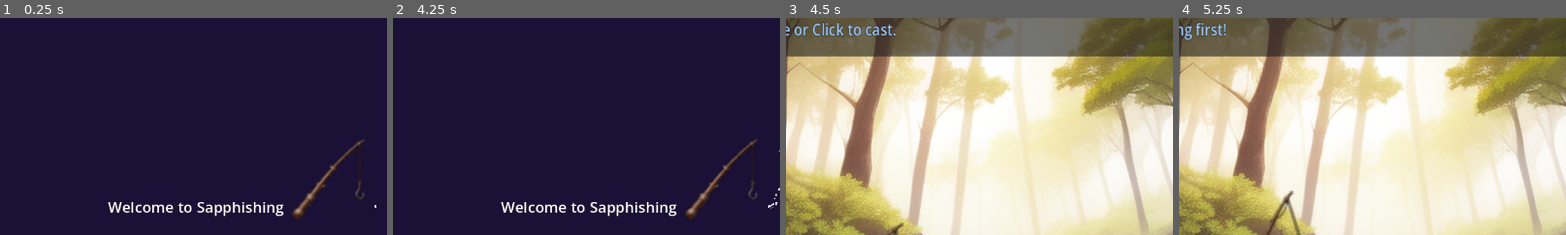
Above: before the commit, frames 1-4 (left to right).
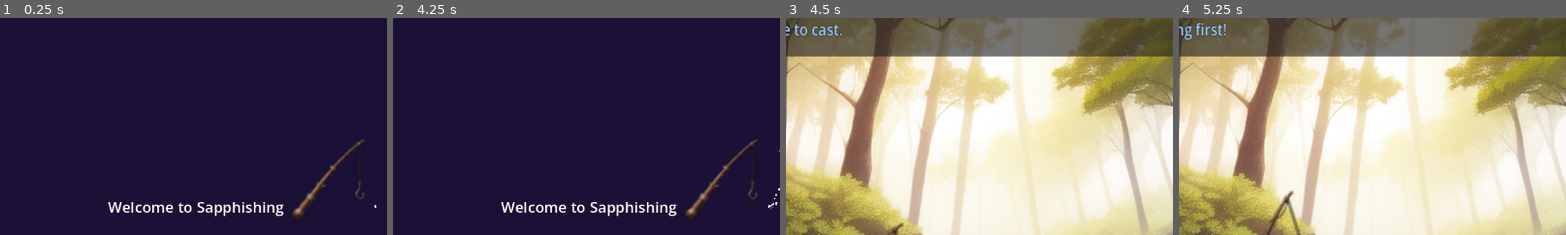
Above: after the commit, the same moments.

Repository: KdK1tt/Sapphishing
Game: Godot game, scene res://Main.tscn
Same seed, same stepped clock (60 frames per second), same inputs: the game is played once before the commit and once after it.
Inputs (mouse positions are % of the whole screen's width and height, from its top left):
- Up to frame 1 (0.25 s): no input
- Up to frame 2 (4.25 s): tap Enter at 0.5 s; move the mouse to (72, 45) at 0.52 s; hold Space (start_game) 0.53-1.28 s; click (72, 45) at 0.67 s; move the mouse to (30, 55) at 1.27 s; tap Space (start_game) at 1.35, 2, 2.85, 3.5 s; click (30, 55) at 1.42 s; move the mouse to (60, 28) at 2.02 s; hold Space (start_game) 2.03-2.78 s; click (60, 28) at 2.17 s; move the mouse to (45, 70) at 2.77 s; click (45, 70) at 2.92 s; move the mouse to (80, 65) at 3.52 s; hold Space (start_game) from 3.53 s (still down); click (80, 65) at 3.67 s
- Up to frame 3 (4.5 s): move the mouse to (20, 35) at 4.27 s; release Space (start_game) at 4.28 s; tap Space (start_game) at 4.35 s; click (20, 35) at 4.42 s
- Up to frame 4 (5.25 s): move the mouse to (17, 86) at 5.02 s; hold Space (start_game) from 5.03 s (still down); click (17, 86) at 5.17 s
The pictures show only the part of the screen within x 10-60%, y 0-50%; the shares and areas given below are measured in that part.

Frames 1-2 are identical in both runs. In frame 3, 0.7% of the frame differs, in the area x 2-29%, y 1-9%; in frame 4, nothing differs.

Commit message:
Added fishing bop music

Diff:
--- a/sapphishing/FishingScene.tscn
+++ b/sapphishing/FishingScene.tscn
@@ -8,6 +8,7 @@
 [ext_resource type="Texture2D" uid="uid://5swrn35svbsr" path="res://assets/Splatter_white.png" id="6_0tsyy"]
 [ext_resource type="Shader" uid="uid://d4fqyh4cffj4d" path="res://water_shader.gdshader" id="7_0mh4r"]
 [ext_resource type="Texture2D" uid="uid://r1d1a64fwryf" path="res://assets/buskert.png" id="8_ampfc"]
+[ext_resource type="AudioStream" uid="uid://bvpmoqs4jfr7r" path="res://fishin_time_wip02.mp3" id="9_hwtv3"]
 
 [sub_resource type="LabelSettings" id="LabelSettings_0xc70"]
 font_size = 23
@@ -148,3 +149,10 @@
 offset_right = 280.0
 offset_bottom = 320.0
 mouse_filter = 0
+
+[node name="AudioStreamPlayer3D" type="AudioStreamPlayer3D" parent="." unique_id=6274122]
+
+[node name="FishinTimeWip02" type="AudioStreamPlayer2D" parent="." unique_id=1875971704]
+position = Vector2(1045, 275)
+stream = ExtResource("9_hwtv3")
+autoplay = true
--- a/sapphishing/basket.gdshader
+++ /dev/null
@@ -1,13 +0,0 @@
-shader_type canvas_item;
-
-// This creates a slider in the inspector to control the blur amount
-uniform float blur_amount : hint_range(0.0, 5.0) = 1.5;
-
-void fragment() {
-    // We sample the sprite's texture using textureLod (Level of Detail)
-    // Higher LOD values fetch smaller, pre-calculated blurry versions (mipmaps)
-    vec4 blurred_color = textureLod(TEXTURE, UV, blur_amount);
-
-    // Assign the final blurry color to the pixel
-    COLOR = blurred_color;
-}
--- a/sapphishing/node_2d.gd
+++ b/sapphishing/node_2d.gd
@@ -112,7 +112,7 @@
 	fish_reveal_start_position = fish_reveal.global_position
 	fish_reveal_start_scale = fish_reveal.scale
 	pole_rest_rotation = pole.rotation
-	status_label.text = "Press Space or Click to cast."
+	status_label.text = "Press Space to cast."
 
 func toggle_inventory_panel() -> void:
 	if state == State.WAITING or state == State.BITE:
Not shown, removed: sapphishing/basket.gdshader.uid
Not shown, added: sapphishing/fishin_time_wip02.mp3.import
Not shown, added: sapphishing/fishin_time_wip02.mp3
